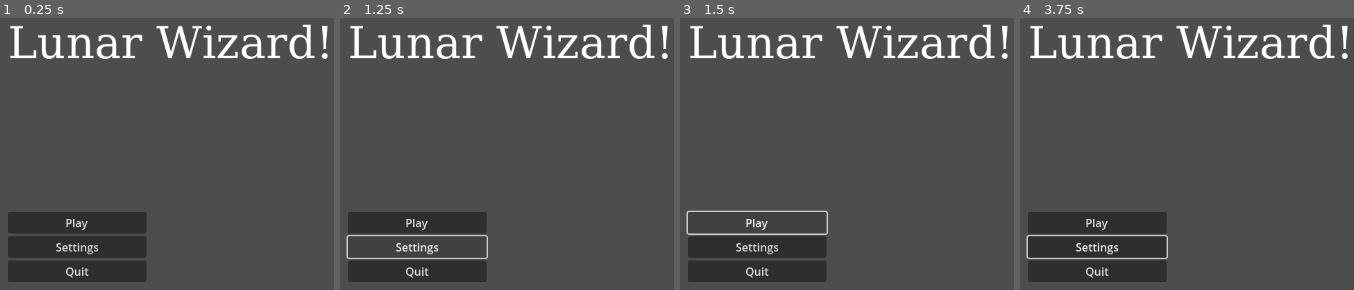
Above: before the commit, frames 1-4 (left to right).
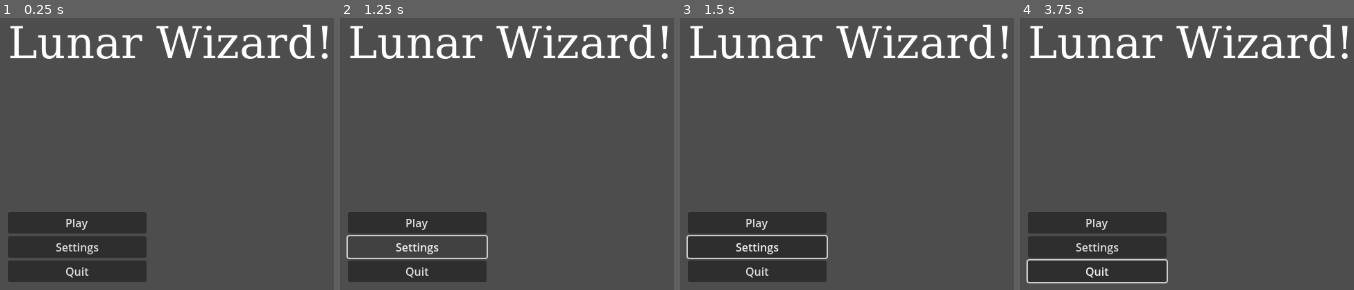
Above: after the commit, the same moments.

Repository: SomeonetookVeracles/Videogame-design
Game: Godot game, scene res://scenes/MainMenu.tscn
Same seed, same stepped clock (60 frames per second), same inputs: the game is played once before the commit and once after it.
Inputs (mouse positions are in pixels of both pictures, inside the frame that each line leads up to):
- Up to frame 1 (0.25 s): no input
- Up to frame 2 (1.25 s): click "Settings" at 0.5 s
- Up to frame 3 (1.5 s): click "Play" at 1.25 s
- Up to frame 4 (3.75 s): click "Play" at 2 s; move the mouse to (outside the picture) at 2.77 s; hold Right (ui_right) 2.78-3.53 s; click (outside the picture) at 2.92 s; move the mouse to (1253, 254) at 3.52 s; hold Down (ui_down) from 3.53 s (still down)

Frames 1-2 are identical in both runs. In frame 3, 1.1% of the frame differs, in the area x 1-45%, y 70-89%; in frame 4, 1.1%.
Error before the commit: Parse Error: Expected end of statement after expression, found "Identifier" instead. (res://scripts/Menubuttons.gd:15)

Commit message:
Fixed typo in Menubuttons.gd
Fixed a button in Menubuttons.gd, also started adding menu logic to globals.

Diff:
--- a/Godot/scripts/Menubuttons.gd
+++ b/Godot/scripts/Menubuttons.gd
@@ -12,7 +12,7 @@
 	globals.log("Level select pressed")
 func _on_settings_pressed() -> void:
 	var settings_menu = preload("res://scenes/SettingsMenu.tscn").instantiate()
-	get_tree().current_scene.add_child(settings_menu)\
+	get_tree().current_scene.add_child(settings_menu)
 	globals.log("Settings Button Pressed")
 func _on_exit_pressed() -> void:
 	get_tree().quit()
--- a/Godot/scripts/globals.gd
+++ b/Godot/scripts/globals.gd
@@ -3,6 +3,12 @@
 
 var enable_logging = true
 
-func log(message: String) -> void:
+func log(message: String) -> void: # NOTE Logging must be done on the script where this is called, you can't use it in this file.
 	if enable_logging:
 		print(message)
+
+func quit() -> void: # To quit the game entirely
+	get_tree().quit()
+
+func exit_to_menu() -> void: # To exit to main menu
+	get_tree().change_scene_to_file("res://scenes/MainMenu.tscn")
